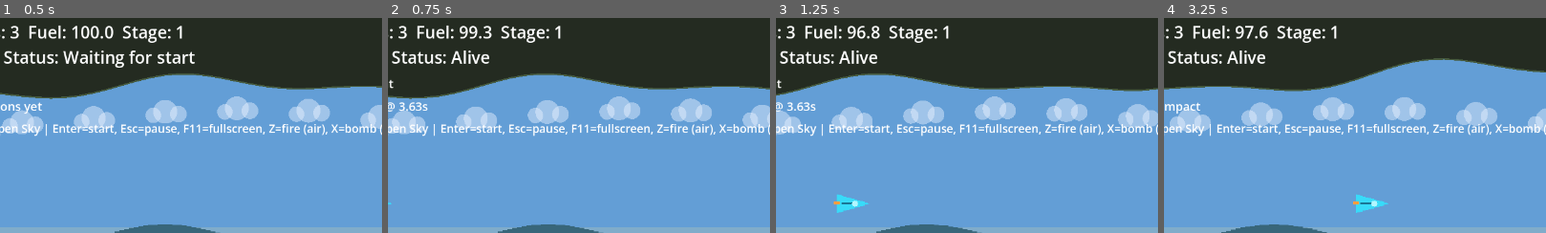
Above: before the commit, frames 1-4 (left to right).
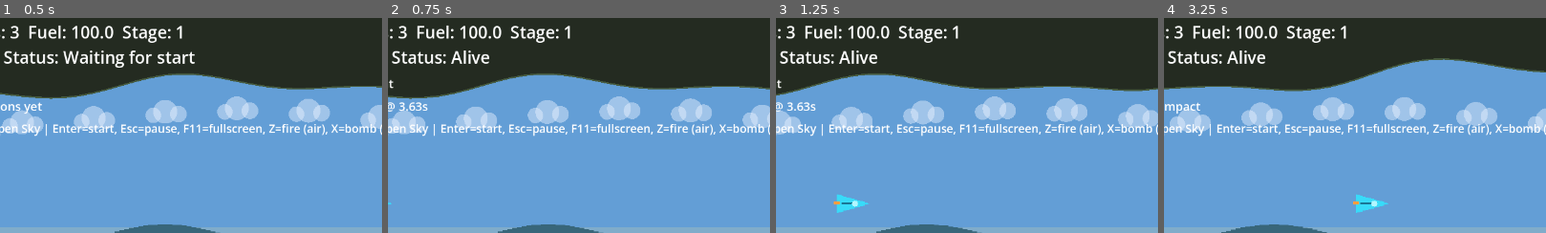
Above: after the commit, the same moments.

Repository: cbremer/starkiller-space-game
Game: Godot game, scene res://scenes/Main.tscn
Two runs of this game, one before a commit and one after it. Both use one fixed random seed, a clock stepped at 60 frames per second and the inputs below.
Inputs (mouse positions are % of the whole screen's width and height, from its top left):
- Up to frame 1 (0.5 s): no input
- Up to frame 2 (0.75 s): tap Enter (start) at 0.5 s; move the mouse to (72, 45) at 0.52 s; hold Right (move_right) from 0.53 s (still down); tap X (bomb) at 0.6 s; click (72, 45) at 0.67 s
- Up to frame 3 (1.25 s): keep holding Right (move_right); tap Space at 0.77 s
- Up to frame 4 (3.25 s): release Right (move_right) at 1.25 s; drag from (30, 55) to (45, 70) at 1.27 s; move the mouse to (60, 28) at 2.02 s; hold Right (move_right) 2.03-2.75 s; hold R (refuel) 2.03-2.75 s; drag from (45, 70) to (20, 35) at 2.77 s
The pictures show only the part of the screen within x 16-66%, y 1-51%; the shares and areas given below are measured in that part.

Frame 1 is identical in both runs. In frame 2, 1.0% of the frame differs, in the area x 18-48%, y 3-12%; in frame 3, 1.0%; in frame 4, 1.1%.

Commit message:
Reduce fuel drain to 0.05 per second

Diff:
--- a/scripts/main.gd
+++ b/scripts/main.gd
@@ -1,6 +1,6 @@
 extends Node2D
 
-const FUEL_DRAIN_PER_SECOND := 5.0
+const FUEL_DRAIN_PER_SECOND := 0.05
 const REFUEL_PER_SECOND := 32.0
 const REFUEL_RECT := Rect2(Vector2(15, 170), Vector2(130, 260))
 const BOLT_SPAWN_OFFSET := Vector2(22, 0)
